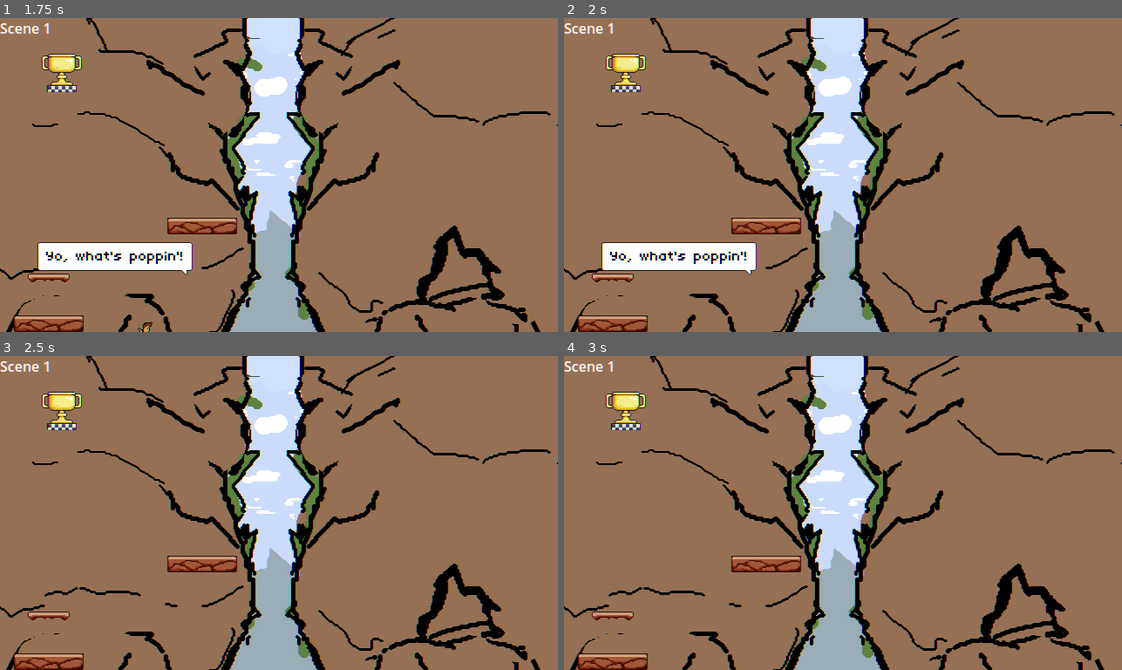
Above: before the commit, frames 1-4 (two rows, left to right).
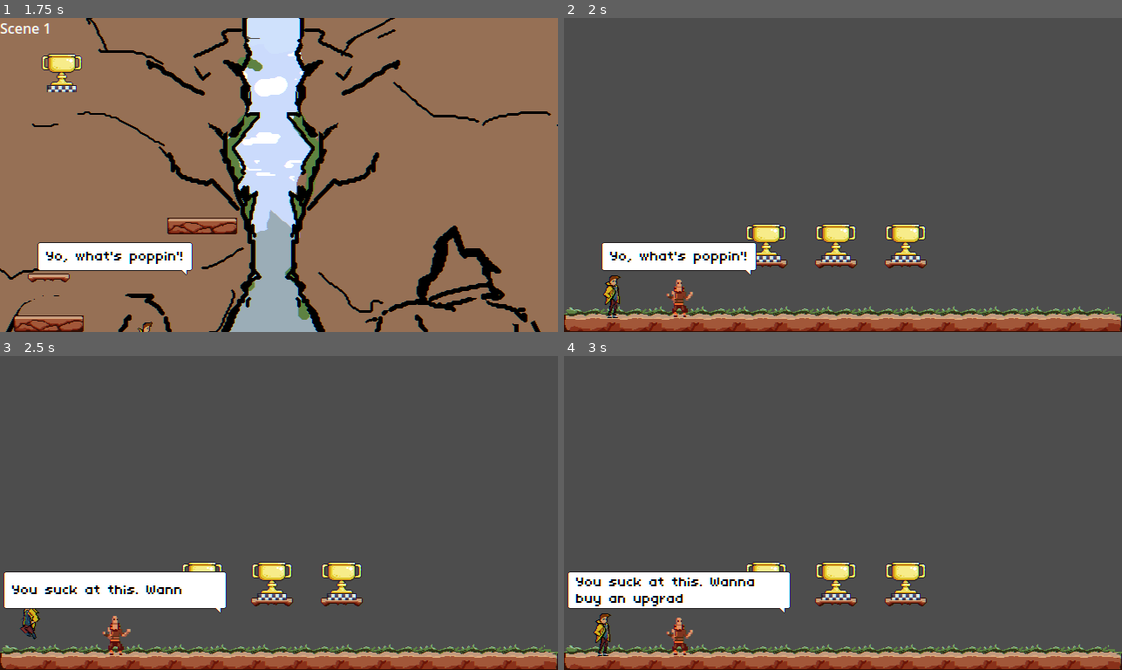
Above: after the commit, the same moments.

Repository: DeVelox/Niro
Game: Godot game, scene res://main.tscn
Same seed, same stepped clock (60 frames per second), same inputs: the game is played once before the commit and once after it.
Inputs:
- Up to frame 1 (1.75 s): hold D (right) from 0.53 s (still down); tap Shift (dash) at 0.6 s; tap Space (jump) at 0.77, 1.52 s; tap F (interact) at 1.35 s
- Up to frame 2 (2 s): keep holding D (right)
- Up to frame 3 (2.5 s): release D (right) at 2.03 s; hold A (left) from 2.03 s (still down); tap Shift (dash) at 2.1 s
- Up to frame 4 (3 s): release A (left) at 2.78 s; hold D (right) from 2.78 s (still down); tap F (interact) at 2.85 s

Frame 1 is identical in both runs. In frame 2, 97% of the frame differs, in the area x 0-100%, y 0-100%; in frame 3, 100%; in frame 4, 100%.

Commit message:
Fix player not dying off screen except top

Diff:
--- a/scripts/player.gd
+++ b/scripts/player.gd
@@ -587,6 +587,6 @@
 
 
 func _on_screen_exited() -> void:
-	if global_position.y > 0:
+	if global_position.y < 0:
 		return
 	_try_recall()
